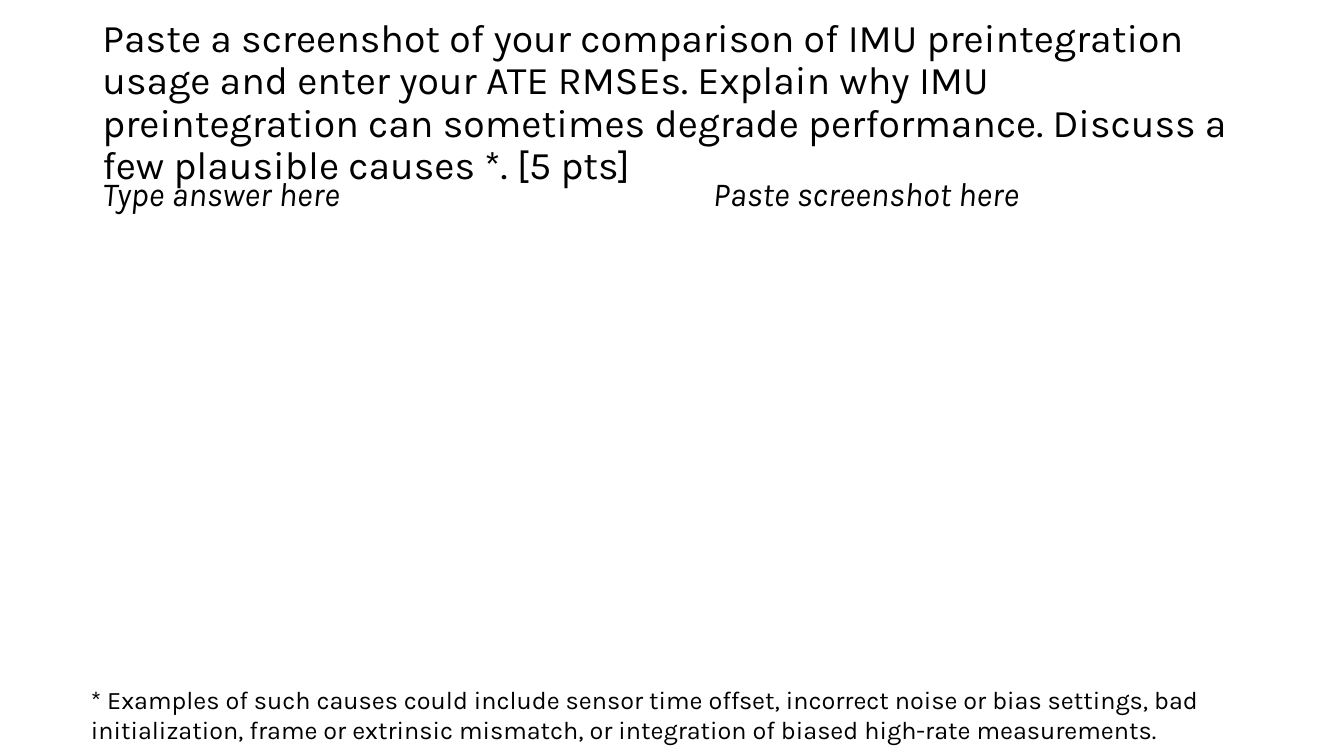
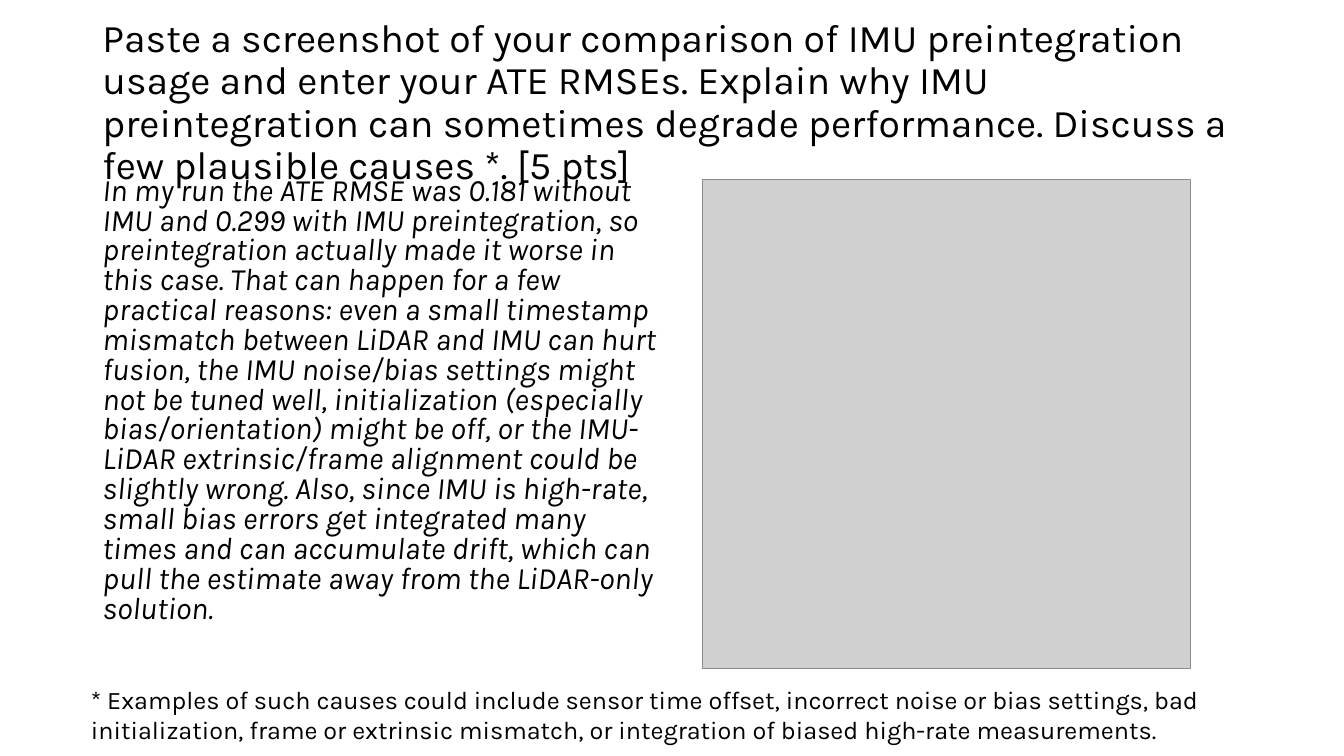
Before and after one commit to ojas-mediratta/Advanced-Mobile-Robotics, a slide deck: slide 5 of project_4b/4c_Reflection_Questions.pptx. Drawn at 1344x756 pixels with LibreOffice and Linux fonts; fonts in the diff are those of the drawing; grey boxes stand for pictures. Boxes give left, top, right and bottom in pixels: in the first picture for what was removed or moved away, otherwise in the second. Text is boxed around its words. In the diff, an @@ line names an element or a change of style, - is before the commit and + after.

```diff
--- a/project_4b/4c_Reflection_Questions.pptx
+++ b/project_4b/4c_Reflection_Questions.pptx
@@ text at <box>102,173,656,620</box>: text changed; size 24 to 22.2 pt @@
-Type answer here
+In my run the ATE RMSE was 0.181 without IMU and 0.299 with IMU preintegration, so preintegration actually made it worse in this case. That can happen for a few practical reasons: even a small timestamp mismatch between LiDAR and IMU can hurt fusion, the IMU noise/bias settings might not be tuned well, initialization (especially bias/orientation) might be off, or the IMU-LiDAR extrinsic/frame alignment could be slightly wrong. Also, since IMU is high-rate, small bias errors get integrated many times and can accumulate drift, which can pull the estimate away from the LiDAR-only solution.
@@ picture added at <box>703,180,1192,669</box> @@
@@ text removed at <box>713,183,1019,207</box> @@
-Paste screenshot here
```
Also in this commit, not shown: 5 other slides changed, 5 other files.
